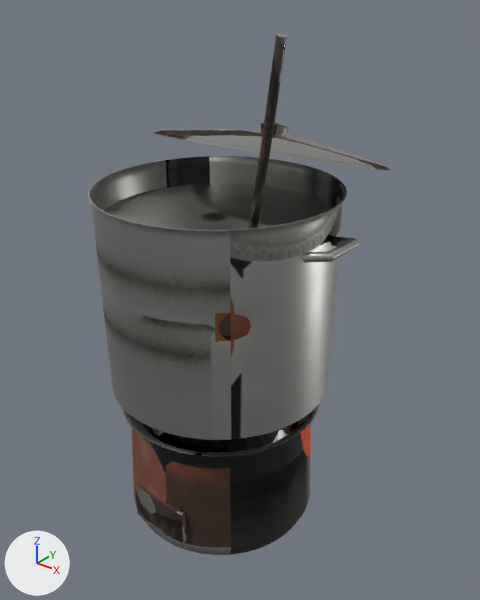
Before and after pictures for a commit that changed the glTF model assets/models/props/pho_pot_stove.glb.
Before and after are seen from a 50 mm camera at (0.811, -0.946, 1.112) aimed at (0.002, 0.065, 0.485). The lights are fixed; the arrows at lower left show +X, +Y and +Z. The older version comes first. Objects named as collision shapes, trigger or cutter boxes, shadow casters or lower levels of detail are left out. Vertices at exactly the same position are counted once.

In view in the first picture: 'pho_pot_stove'.
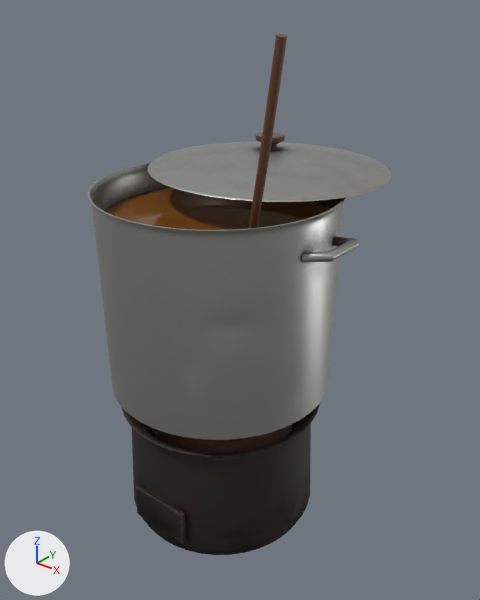
Pixel boxes [x1, y1, x2, y2] of what changed, in the pictures (480 x 600 px; the box of a moved part takes in the faces that stretch with it):
part 1 of me_pho_pot_stove, moved or reshaped: before [150, 123, 392, 170]; after [148, 132, 392, 202]
part 2 of me_pho_pot_stove, moved or reshaped: before [215, 312, 261, 346]; after [215, 312, 261, 337]
part 3 of me_pho_pot_stove, surface changed: before [89, 33, 392, 555]; after [89, 33, 357, 555]

Edits to the bpy script that builds the scene:
```text
Change me_pho_pot_stove:
    used by ob_pho_pot_stove; location = (0.0, 0.0, 0.0)
    remove me_pho_pot_stove.from_pydata(...)  # 10588 vertices, 21020 faces; spans x -0.288..0.288, y -0.245..0.413, z 0.0..1.042
    add me_pho_pot_stove.from_pydata(...)  # 10764 vertices, 21372 faces; spans x -0.288..0.288, y -0.245..0.417, z 0.0..1.042
    me_pho_pot_stove part 1: 193 vertices moved from x -0.25..0.25, y -0.073..0.413, z 0.73..0.854 to x -0.252..0.252, y -0.087..0.417, z 0.747..0.79; 34 vertices removed from x -0.03..0.03, y 0.153..0.211, z 0.813..0.846; 210 vertices added at x -0.248..0.248, y -0.083..0.413, z 0.752..0.824
    me_pho_pot_stove part 2: 30 vertices moved from x 0.146..0.185, y -0.184..-0.146, z 0.528..0.614 to x 0.145..0.185, y -0.182..-0.145, z 0.528..0.614; 7 vertices removed from x 0.165..0.184, y -0.166..-0.146, z 0.544..0.591; 7 vertices added at x 0.163..0.182, y -0.164..-0.145, z 0.544..0.591
    me_pho_pot_stove part 3: 20816 kept faces spanning x -0.288..0.288, y -0.245..0.417, z 0.0..1.042 get new texture (UV) coordinates
    other edits to the shape of me_pho_pot_stove do not show in these pictures
```
